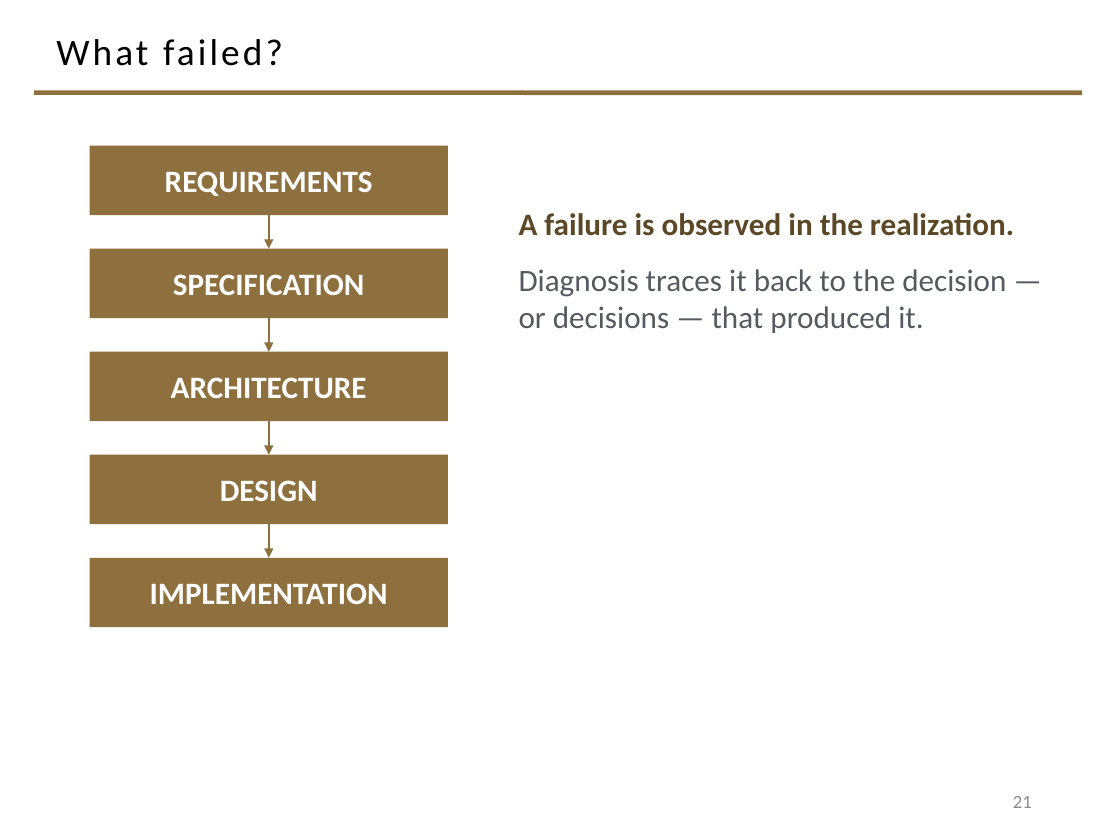
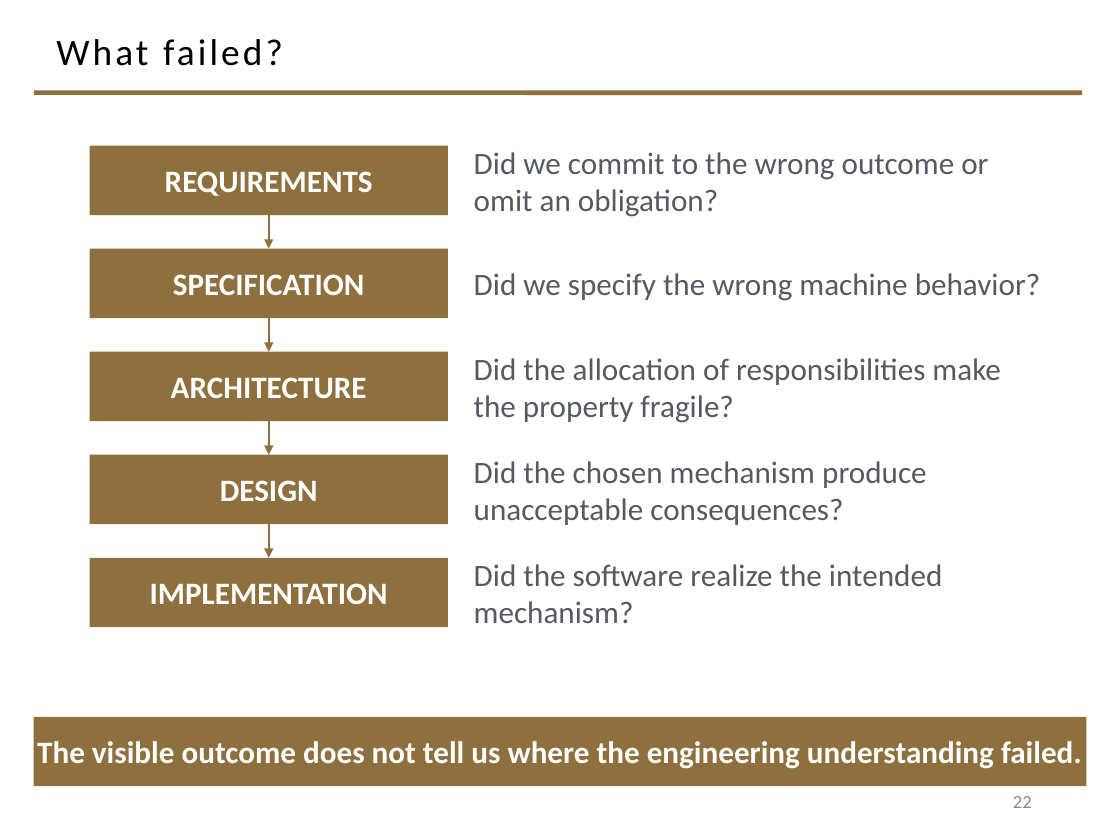
Before and after one commit to davisjam/model-based-agentic-software-engineering, a slide deck: slide 22 of course/lectures/act-2-delegation-and-control/04-failure-aware-engineering/2-4-Failure-Aware-Engineering.pptx (slide 21 before the commit). Drawn at 1120x840 pixels with LibreOffice and Linux fonts; fonts in the diff are those of the drawing; background and template pictures are left out. Boxes give left, top, right and bottom in pixels: in the first picture for what was removed or moved away, otherwise in the second. Text is boxed around its words. In the diff, an @@ line names an element or a change of style, - is before the commit and + after.

```diff
--- a/course/lectures/act-2-delegation-and-control/04-failure-aware-engineering/2-4-Failure-Aware-Engineering.pptx
+++ b/course/lectures/act-2-delegation-and-control/04-failure-aware-engineering/2-4-Failure-Aware-Engineering.pptx
@@ text added at <box>474,152,988,217</box>, 20 pt, text #555960 @@
+Did we commit to the wrong outcome or omit an obligation?
@@ text removed at <box>519,213,1014,333</box> @@
-A failure is observed in the realization.
-Diagnosis traces it back to the decision — or decisions — that produced it.
@@ text added at <box>474,273,1041,301</box>, 20 pt, text #555960 @@
+Did we specify the wrong machine behavior?
@@ text added at <box>474,358,1000,423</box>, 20 pt, text #555960 @@
+Did the allocation of responsibilities make the property fragile?
@@ text added at <box>474,461,927,525</box>, 20 pt, text #555960 @@
+Did the chosen mechanism produce unacceptable consequences?
@@ text added at <box>474,564,942,623</box>, 20 pt, text #555960 @@
+Did the software realize the intended mechanism?
@@ rectangle added at <box>34,717,1086,786</box>, fill #8E6F3E, 20 pt, text #FFFFFF, bold @@
+The visible outcome does not tell us where the engineering understanding failed.
@@ page number at <box>1013,796,1032,808</box>: text changed @@
-21
+22
```
Also in this commit, not shown: 3 other slides changed, 2 slides added, 1 slide removed.
